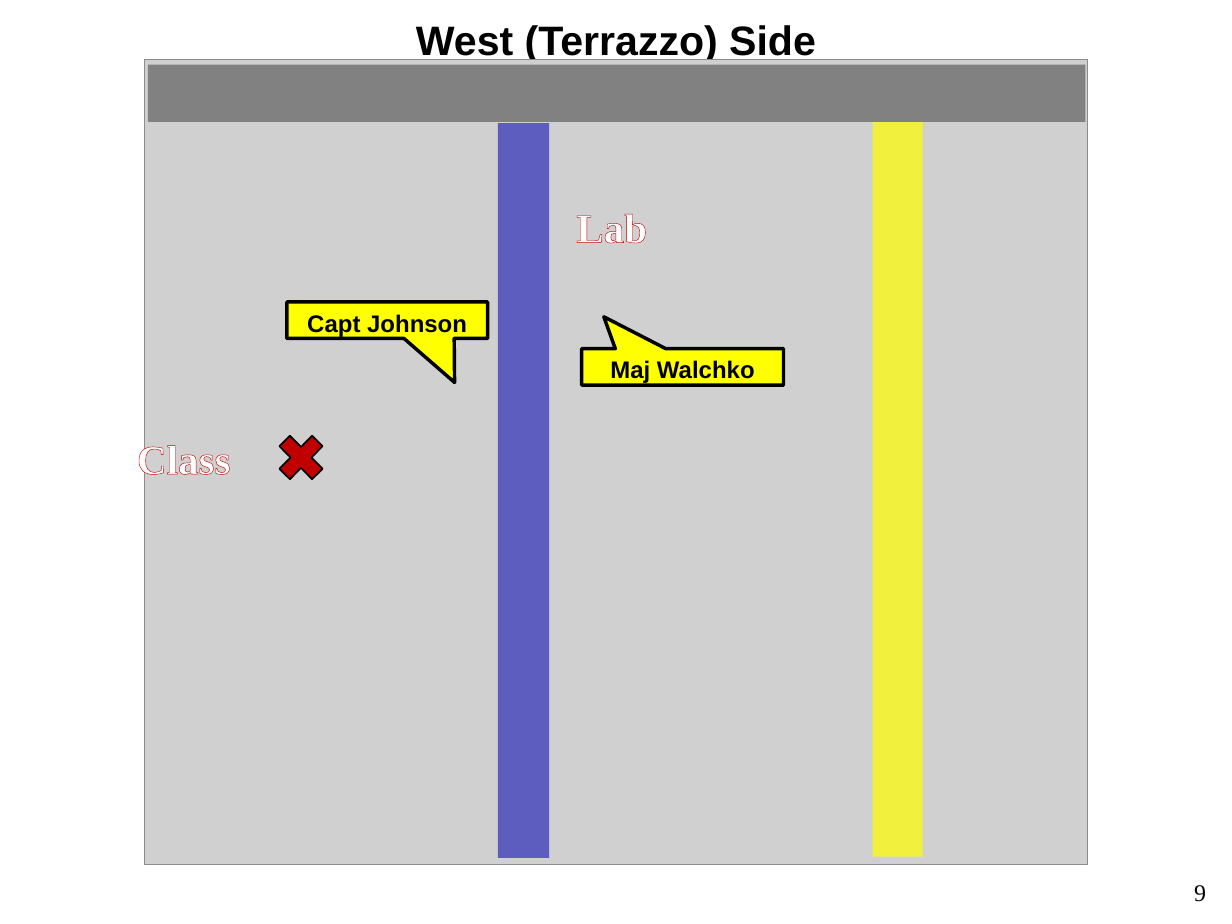
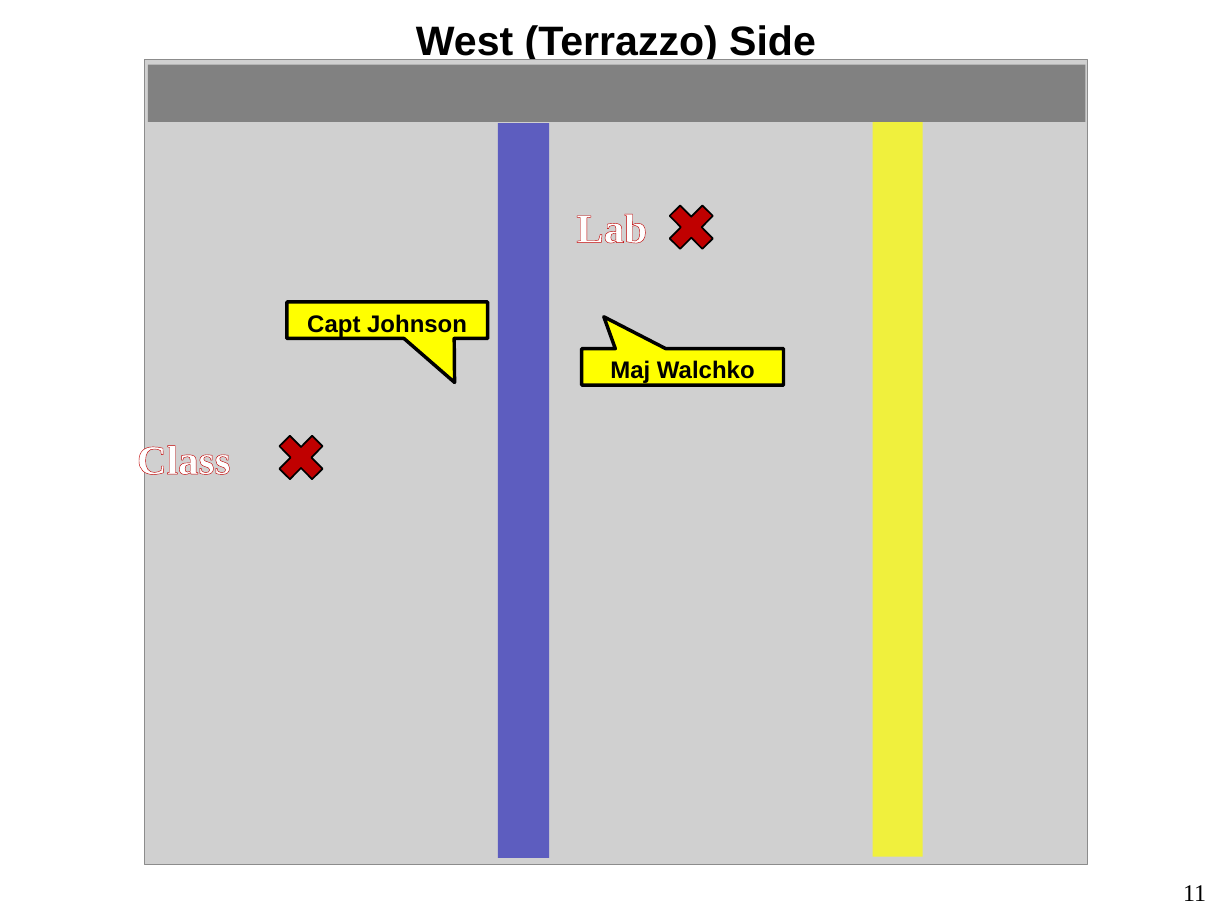
Before and after one commit to MarsUniversity/ECE382, a slide deck: slide 11 of source/lessons/lsn1/Lsn1.pptx (slide 9 before the commit). Drawn at 1232x924 pixels with LibreOffice and Linux fonts; fonts in the diff are those of the drawing; grey boxes stand for pictures. Boxes give left, top, right and bottom in pixels: in the first picture for what was removed or moved away, otherwise in the second. Text is boxed around its words. In the diff, an @@ line names an element or a change of style, - is before the commit and + after.

```diff
--- a/source/lessons/lsn1/Lsn1.pptx
+++ b/source/lessons/lsn1/Lsn1.pptx
@@ cross added at <box>660,196,723,260</box>, fill #C00000, outline #000000 1 pt @@
@@ page number at <box>1183,885,1206,901</box>: text changed @@
-9
+11
```
Also in this commit, not shown: 11 other slides changed, 2 slides added.
